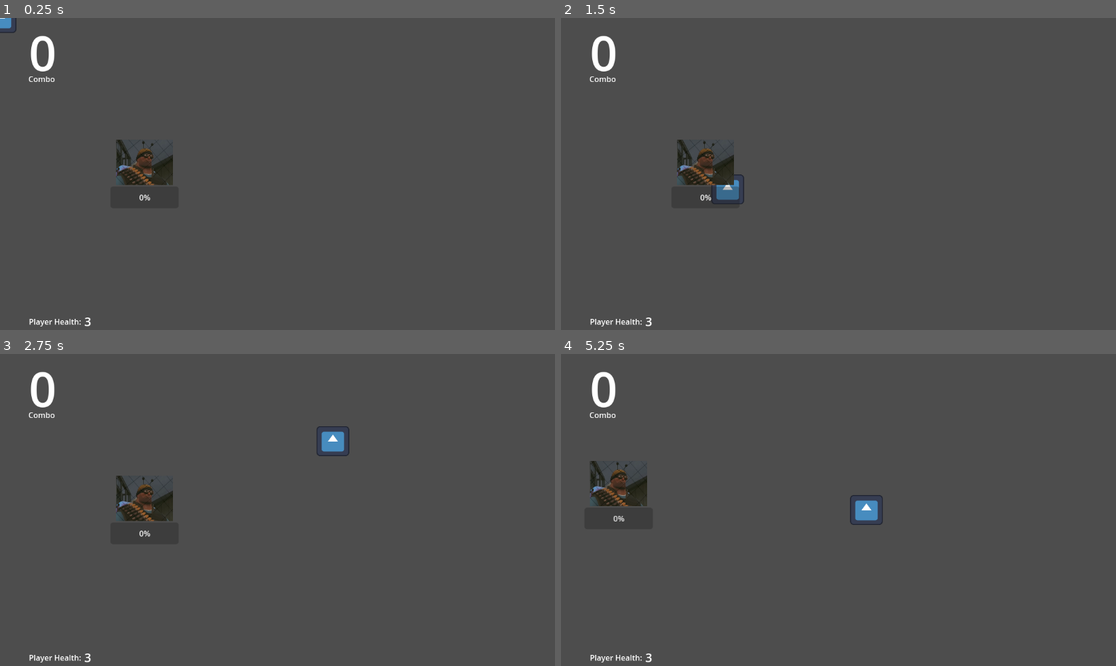
Above: before the commit, frames 1-4 (two rows, left to right).
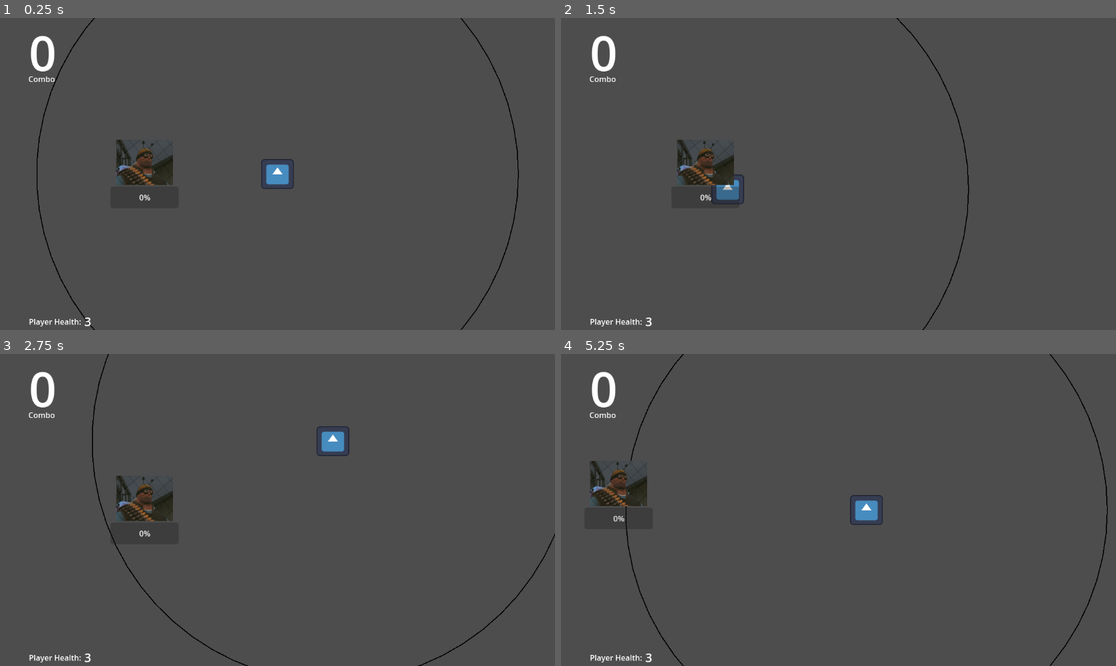
Above: after the commit, the same moments.

Repository: nick-leslie/Gmtk-game-jam-2025
Game: Godot game, scene res://Scenes/main.tscn
Two runs of this game, one before a commit and one after it. Both use one fixed random seed, a clock stepped at 60 frames per second and the inputs below. The engine's default icon, where the game draws it, is replaced by a stand-in: a white triangle on a blue panel in a dark square.
Inputs (mouse positions are in pixels of both pictures, inside the frame that each line leads up to):
- Up to frame 1 (0.25 s): no input
- Up to frame 2 (1.5 s): tap Enter at 0.5 s; move the mouse to (960, 158) at 0.52 s; click (960, 158) at 0.67 s; tap Space at 1.25 s; move the mouse to (727, 189) at 1.27 s; click (727, 189) at 1.42 s
- Up to frame 3 (2.75 s): tap Enter at 2 s; move the mouse to (333, 441) at 2.02 s; click (333, 441) at 2.17 s
- Up to frame 4 (5.25 s): tap Space at 2.75 s; move the mouse to (810, 572) at 2.77 s; click (810, 572) at 2.92 s; move the mouse to (1005, 556) at 3.52 s; click (1005, 556) at 3.67 s; move the mouse to (672, 463) at 4.27 s; click (672, 463) at 4.42 s; tap Enter at 5 s; move the mouse to (866, 510) at 5.02 s; click (866, 510) at 5.17 s

The runs differ from the first frame. In frame 1, 0.9% of the frame differs, in the area x 0-94%, y 0-100%; in frame 2, 0.2%; in frame 3, 0.4%; in frame 4, 0.4%.

Commit message:
range prototype

Diff:
--- a/Scenes/player.tscn
+++ b/Scenes/player.tscn
@@ -7,6 +7,7 @@
 [node name="PlayerRoot" type="Node2D" groups=["player"]]
 script = ExtResource("1_vgqql")
 close_point_count = 20
+max_range = 500.0
 
 [node name="HeadColliderBody" type="Area2D" parent="." groups=["player"]]
 collision_layer = 2
--- a/Scripts/player.gd
+++ b/Scripts/player.gd
@@ -9,7 +9,8 @@
 @onready var head_collider : CollisionShape2D = get_node("HeadColliderBody/HeadCollider")
 @export var close_point_count: int
 @export var point_scene: PackedScene
-var col_shape_dict: Dictionary = {}
+@export var max_range:float
+var col_shape_dict: Dictionary = {} # every colider is indexed by
 var current_health
 
 var drawing = false
@@ -84,44 +85,23 @@
 func _physics_process(delta: float) -> void:
 	var mouse_position = get_viewport().get_mouse_position()
 	var viewport_size = get_viewport().get_visible_rect().size
-
+	queue_redraw()
 	var is_offscreen = false
 	if mouse_position.x < 0 or mouse_position.y < 0 or mouse_position.x > viewport_size.x or mouse_position.y > viewport_size.y:
 		is_offscreen = true
 	#print("Mouse Offscreen: " + str(is_offscreen))
 
+	var pos = mouse_position
 	if Input.is_mouse_button_pressed( 1 ) and !been_hit and !is_offscreen: # Left click
 		head_collider.disabled = false
 		mouse_prev_state = true
-		var pos = mouse_position
-		stylest.position = mouse_position
 
-		if pos.distance_to(prev_pos) > 1:
-
-			line.add_point(pos)
-			var count = line.get_point_count()
-			if count > 3:
-				#print("running")
-				# Adding the collider to the line
-				var col_shape = CollisionShape2D.new()
-				var line_col = SegmentShape2D.new()
-				line_col.a = line.get_point_position(count-3)
-				line_col.b = line.get_point_position(count-4)
-				col_shape.shape = line_col
-				col_shape_dict[count-4] = col_shape
-				line_colider.add_child(col_shape)
-
-			if count > 1:
-				#Adding the second line from the sytlist to the last point
-				var head_line_shape = SegmentShape2D.new()
-				head_line_shape.a = mouse_position
-				head_line_shape.b = line.get_point_position(count-2)
-				head_collider.shape = head_line_shape
-
+		if drawing && pos.distance_to(start_obj.position) < max_range:
+			move_stylest(pos)
 
 		if drawing == false:
 			drawing = true
-			start_obj.position = pos
+			start_obj.position = mouse_position
 
 		var point_count = line.get_point_count()
 
@@ -131,13 +111,30 @@
 
 		prev_pos = mouse_position
 	elif drawing:
+		start_obj.position = pos
 		clear_line()
 		end_combo()
+
+	else:
+		stylest.position = pos
+		start_obj.position = pos
 			#TODO maybe not free all of these
 	#Reset the hit counter so the user can start drawing again
 	if mouse_prev_state and !Input.is_mouse_button_pressed( 1 ) and been_hit == true:
 		been_hit = false
 	mouse_prev_state = Input.is_mouse_button_pressed( 1 )
+
+func _draw():
+	var center = start_obj.position  # Position of the circle
+	var radius = max_range                 # Circle radius
+	var start_angle = 0             # Start angle in radians
+	var end_angle = TAU             # Full circle (TAU = 2 * PI)
+	var point_count = 64            # Smoothness of the circle
+	var color = Color(0, 0, 0,1)      # Red color
+	var line_width = 2.0            # Thickness of the circle line
+
+	draw_arc(center, radius, start_angle, end_angle, point_count, color, line_width)
+
 
 func end_combo():
 	combo = 0
@@ -153,3 +150,28 @@
 	for child in line_colider.get_children():
 		child.queue_free()
 	drawing = false
+
+func move_stylest(pos:Vector2):
+	stylest.position = pos
+
+	if pos.distance_to(prev_pos) > 5:
+
+		line.add_point(pos)
+		var count = line.get_point_count()
+		if count > 3:
+			#print("running")
+			# Adding the collider to the line
+			var col_shape = CollisionShape2D.new()
+			var line_col = SegmentShape2D.new()
+			line_col.a = line.get_point_position(count-3)
+			line_col.b = line.get_point_position(count-4)
+			col_shape.shape = line_col
+			col_shape_dict[count-4] = col_shape
+			line_colider.add_child(col_shape)
+
+		if count > 1:
+			#Adding the second line from the sytlist to the last point
+			var head_line_shape = SegmentShape2D.new()
+			head_line_shape.a = pos
+			head_line_shape.b = line.get_point_position(count-2)
+			head_collider.shape = head_line_shape
Not shown: 1 places in Scenes/main.tscn that only renumber resources
